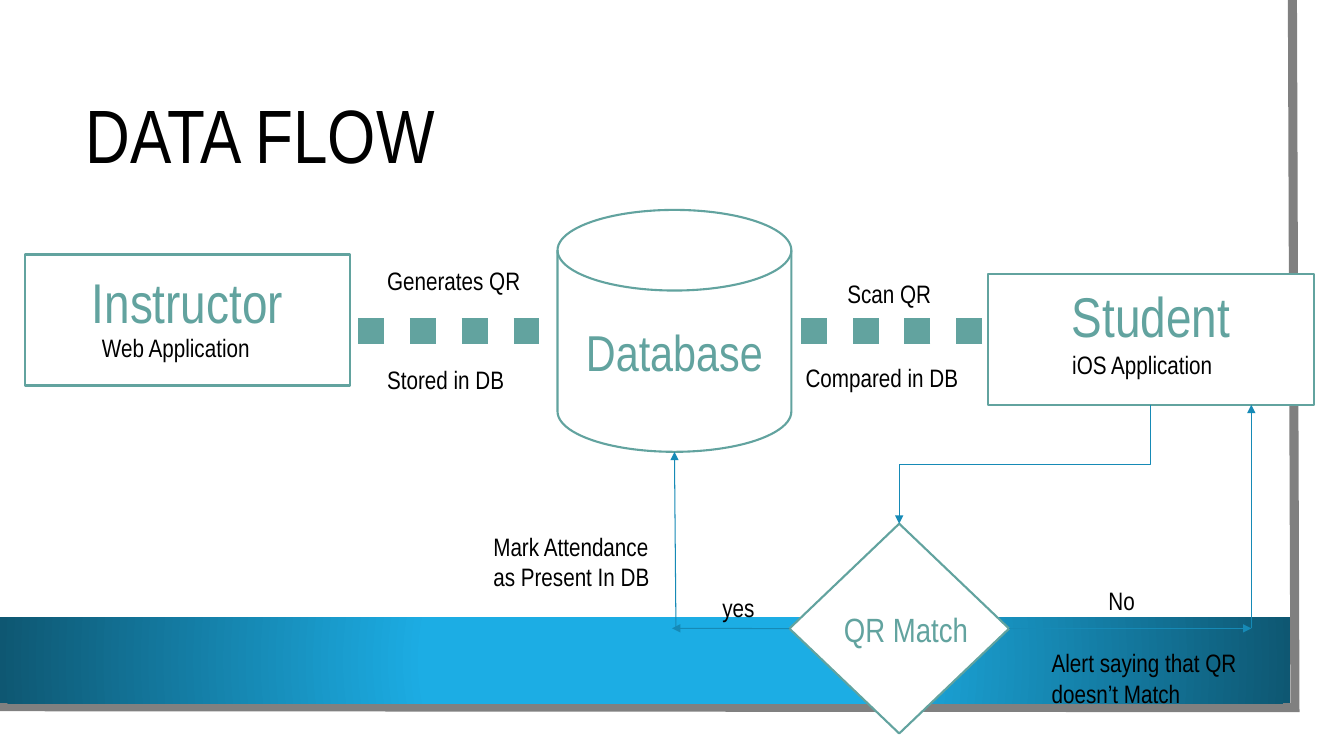
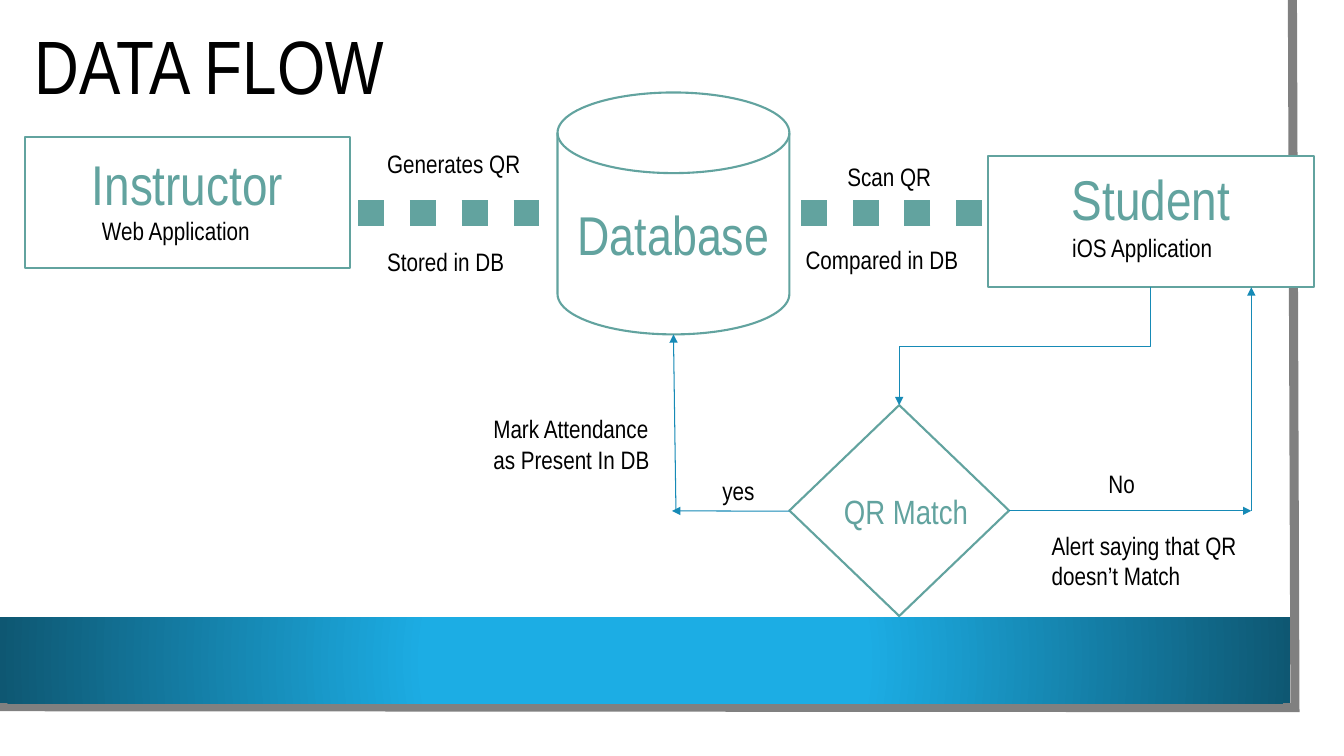
Before and after one commit to VamsiDevalla/Student-Attendance-Tracking, a slide deck: slide 7 of final ppt.pptx (slide 6 before the commit). Drawn at 1344x756 pixels with LibreOffice and Linux fonts; fonts in the diff are those of the drawing; background and template pictures are left out. Boxes give left, top, right and bottom in pixels: in the first picture for what was removed or moved away, otherwise in the second. Text is boxed around its words. In the diff, an @@ line names an element or a change of style, - is before the commit and + after.

```diff
--- a/final ppt.pptx
+++ b/final ppt.pptx
@@ title "DATA FLOW": place and size @@
-title "DATA FLOW" at (86, 110, 435, 164)
+title "DATA FLOW" at (35, 41, 384, 95)
@@ cylinder "Database" at (558, 93, 789, 335): size 36 to 39 pt @@
@@ 5 texts, 1 rectangle, 1 arrow, 1 diamond, 1 elbow arrow: place and size @@
-5 texts, 1 rectangle, 1 arrow, 1 diamond, 1 elbow arrow at (387, 272, 1314, 734)
+5 texts, 1 rectangle, 1 arrow, 1 diamond, 1 elbow arrow at (387, 155, 1314, 616)
@@ 8 texts, 2 lines, 2 arrows, 1 cylinder, 1 rectangle, 1 elbow arrow: place and size @@
-8 texts, 2 lines, 2 arrows, 1 cylinder, 1 rectangle, 1 elbow arrow at (25, 210, 1251, 629)
+8 texts, 2 lines, 2 arrows, 1 cylinder, 1 rectangle, 1 elbow arrow at (25, 93, 1251, 511)
```
Also in this commit, not shown: 8 other slides changed, 4 slides added.
